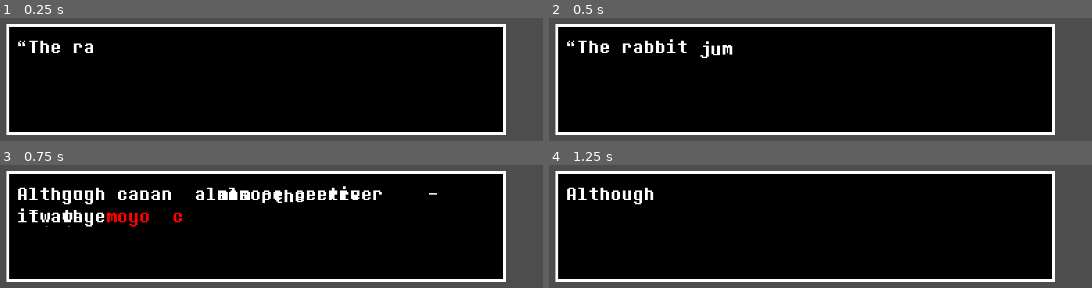
Above: before the commit, frames 1-4 (two rows, left to right).
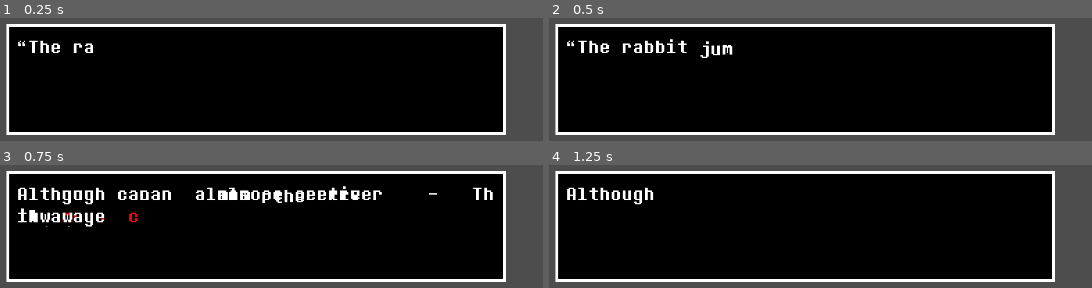
Above: after the commit, the same moments.

Repository: RukaRey/Godot-dialogue-system-no-labels
Game: Godot game, scene res://font_testing.tscn
Two runs of this game, one before a commit and one after it. Both use one fixed random seed, a clock stepped at 60 frames per second and the inputs below.
Inputs:
- Up to frame 1 (0.25 s): no input
- Up to frame 2 (0.5 s): no input
- Up to frame 3 (0.75 s): tap Enter (ui_accept) at 0.5, 0.6 s
- Up to frame 4 (1.25 s): tap Enter (ui_accept) at 0.77, 1.07 s

Frames 1-2 are identical in both runs. In frame 3, 0.9% of the frame differs, in the area x 3-91%, y 17-51%; in frame 4, nothing differs.

Commit message:
Nothing significant

Diff:
--- a/font_testing.gd
+++ b/font_testing.gd
@@ -25,12 +25,10 @@
 ?!@_*#$%&()+-/:;<=>[\\]^❤{|}~¡¢
 "
 
-
 @onready var char_map := everychar.strip_escapes().split("")
 
 func _ready() -> void:
-	var text_test := "“The rabbit [jump]jumped over[_jump] the river” -
-That's the [c.red]most you can remember[_c.red] of the [w.weak]parallelepipedal[_w.weak] story."
+	var text_test := "“The rabbit [jump]jumped over[_jump] the river” - That's the [c.red]most you can remember[_c.red] of the [w.weak]paradoxically parallelepipedal[_w.weak] story."
 
 	draw_sentence_by_word(text_test)
 
@@ -134,7 +132,6 @@
 	var final_word: PackedStringArray
 	var final_world_location: int
 	for word in text_split:
-		## Palavras gigantes quebram o sistema, conserte depois
 		var split_word := word.split("")
 
 		var new_word: Array
